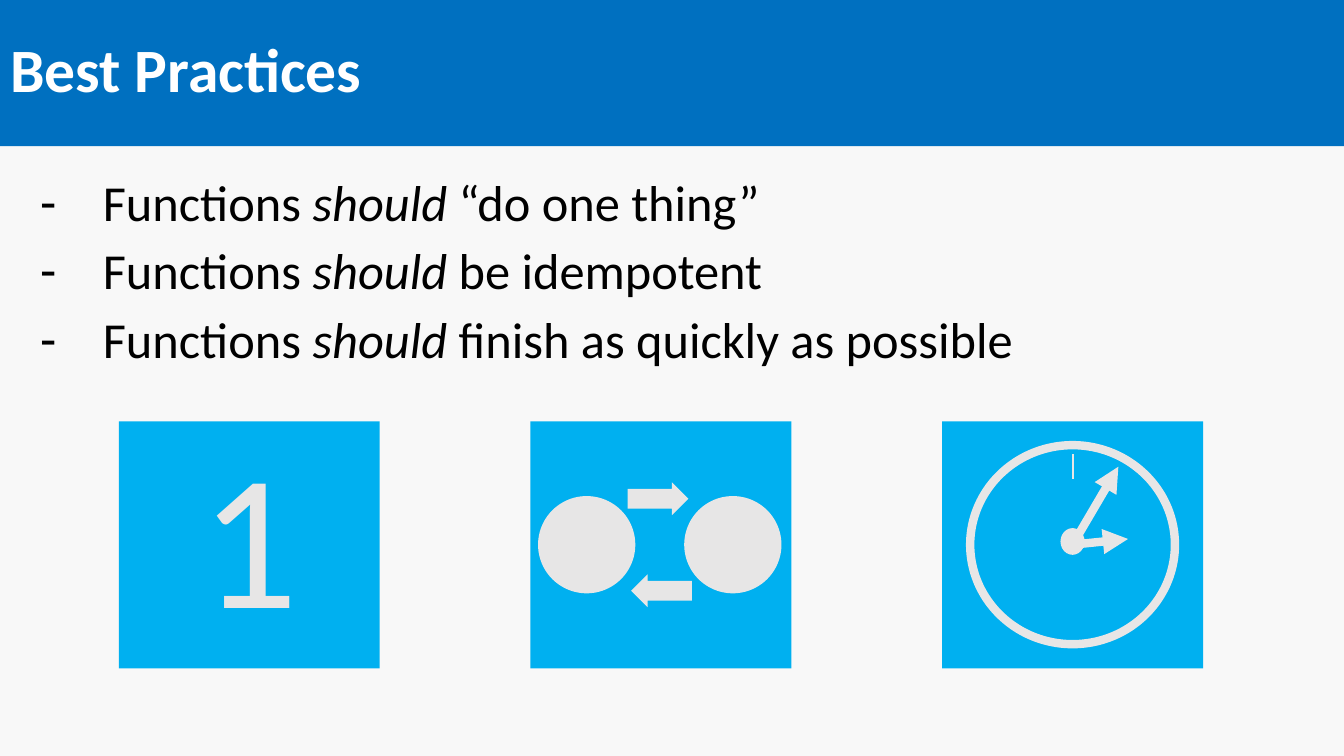
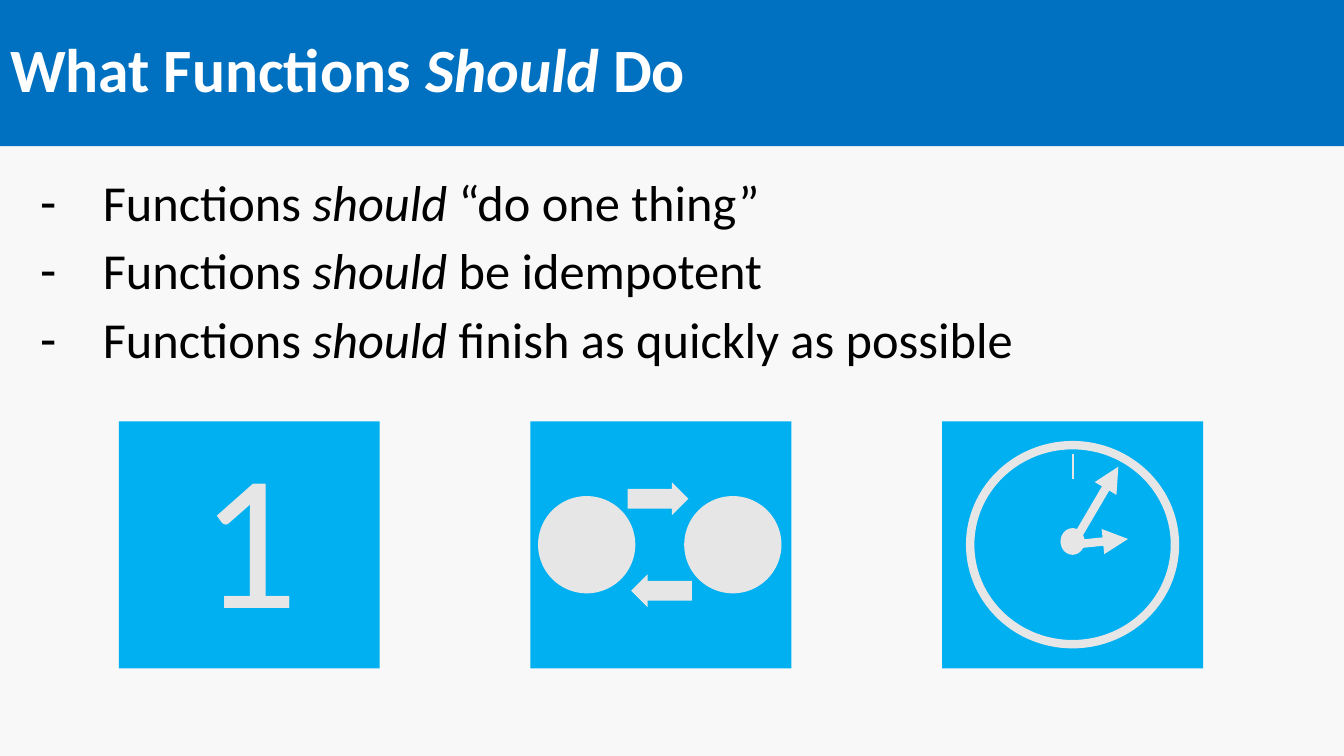
Before and after one commit to SeanFeldman/AzureFunctions-DotNet-YYC, a slide deck: slide 6 of AzureFunctions.pptx (slide 8 before the commit). Drawn at 1344x756 pixels with LibreOffice and Linux fonts; fonts in the diff are those of the drawing. Boxes give left, top, right and bottom in pixels: in the first picture for what was removed or moved away, otherwise in the second. Text is boxed around its words. In the diff, an @@ line names an element or a change of style, - is before the commit and + after.

```diff
--- a/AzureFunctions.pptx
+++ b/AzureFunctions.pptx
@@ text in rectangle at bbox=[10, 48, 685, 93]: text changed @@
-Best Practices
+What Functions Should Do
```
Also in this commit, not shown: 3 other slides changed, 2 slides added.
